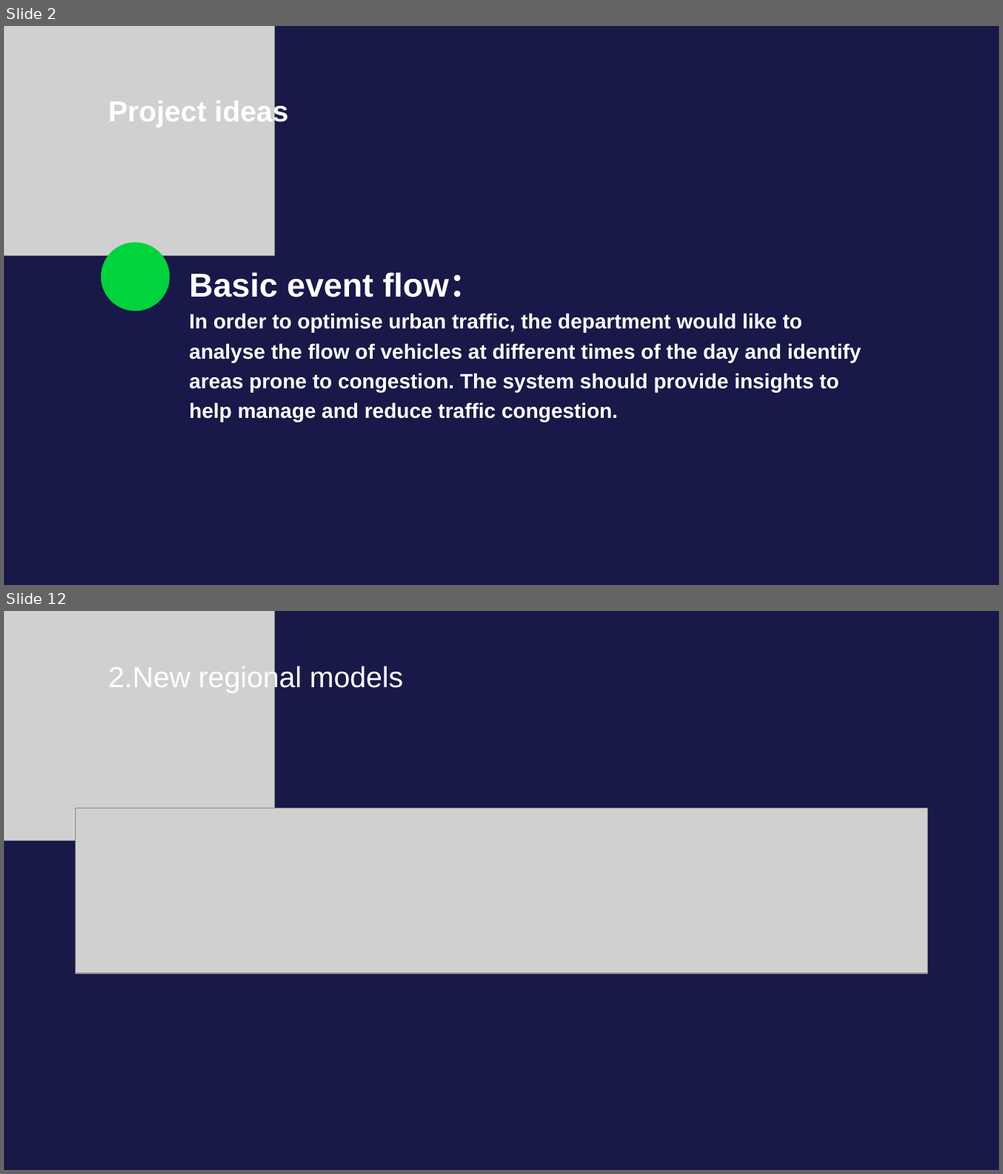
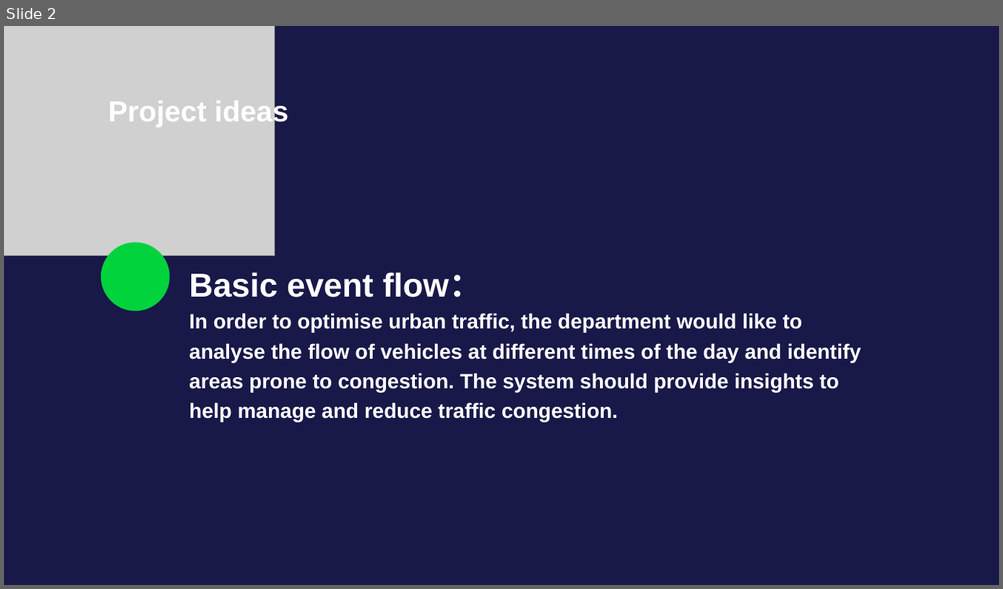
Before and after one commit to LZPMPC005L/Vehicle-management, a slide deck: Vehicle management.pptx. Shown one above the other, each under a label of ours: slides 2 and 12 before the commit, slide 2 after it; the slides between them are not shown. The pictures are 1003x1174 and 1003x589 pixels, drawn with LibreOffice and Linux fonts; fonts in the diff are those of the drawing; grey boxes stand for pictures. Boxes give left, top, right and bottom in pixels: in the first picture for what was removed or moved away, otherwise in the second. Text is boxed around its words. In the diff, an @@ line names an element or a change of style, - is before the commit and + after.

```diff
--- a/Vehicle management.pptx
+++ b/Vehicle management.pptx
@@ slide 12 removed at [4, 611, 999, 1170], background #181849 @@
@@ picture removed at [4, 611, 275, 841] @@
@@ text removed at [108, 664, 403, 693] @@
-2.New regional models
@@ picture removed at [76, 808, 927, 974] @@
```
Also in this commit, not shown: 5 slides changed, 7 slides added, 11 other slides removed, 4 other files.
